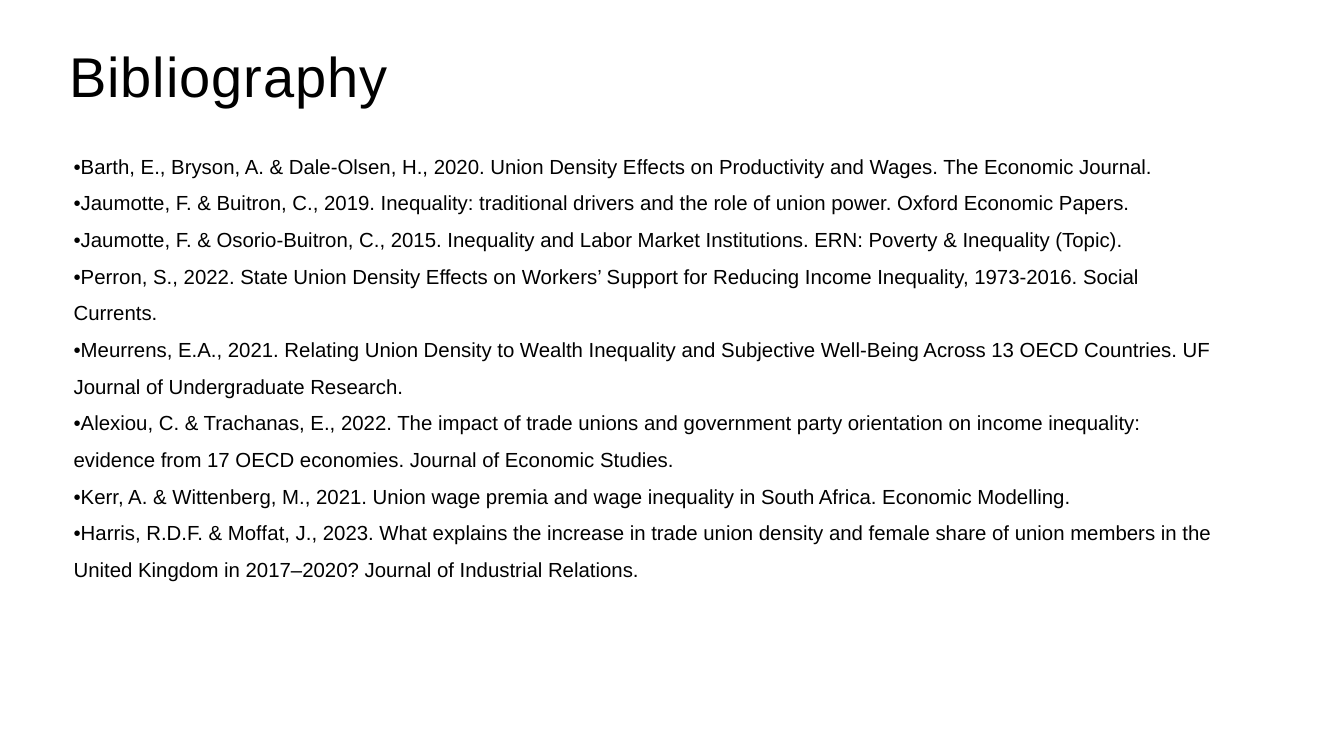
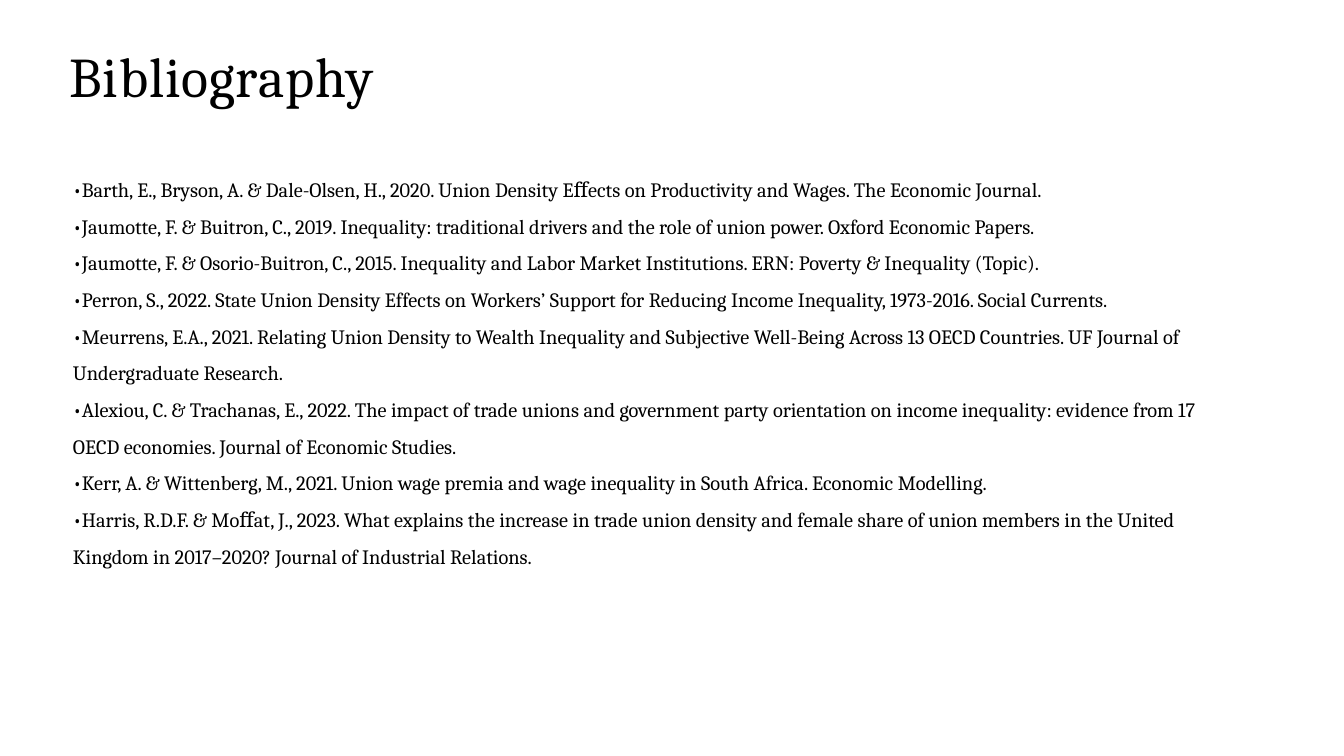
Before and after one commit to Jacopo21/MA_Thesis, a slide deck: slide 11 of presentations/presentation_JacopoBinati.pptx (slide 7 before the commit). Drawn at 1344x756 pixels with LibreOffice and Linux fonts; fonts in the diff are those of the drawing; background and template pictures are left out. Boxes give left, top, right and bottom in pixels: in the first picture for what was removed or moved away, otherwise in the second. Text is boxed around its words. In the diff, an @@ line names an element or a change of style, - is before the commit and + after.

Commit message:
improve code, paper and presentation

```diff
--- a/presentations/presentation_JacopoBinati.pptx
+++ b/presentations/presentation_JacopoBinati.pptx
@@ title "Bibliography" at [69,58,373,109]: font Arial to Cambria @@
@@ text "•Barth, E., Bryson, A. & ..." at [73,183,1195,569]: font Arial to Cambria @@
@@ text "•Barth, E., Bryson, A. & ...": place and size @@
-text "•Barth, E., Bryson, A. & ..." at [74,159,1210,582]
+text "•Barth, E., Bryson, A. & ..." at [73,183,1195,569]
```
Also in this commit, not shown: 4 other slides changed, 5 slides added, 1 slide removed, 14 other files.
